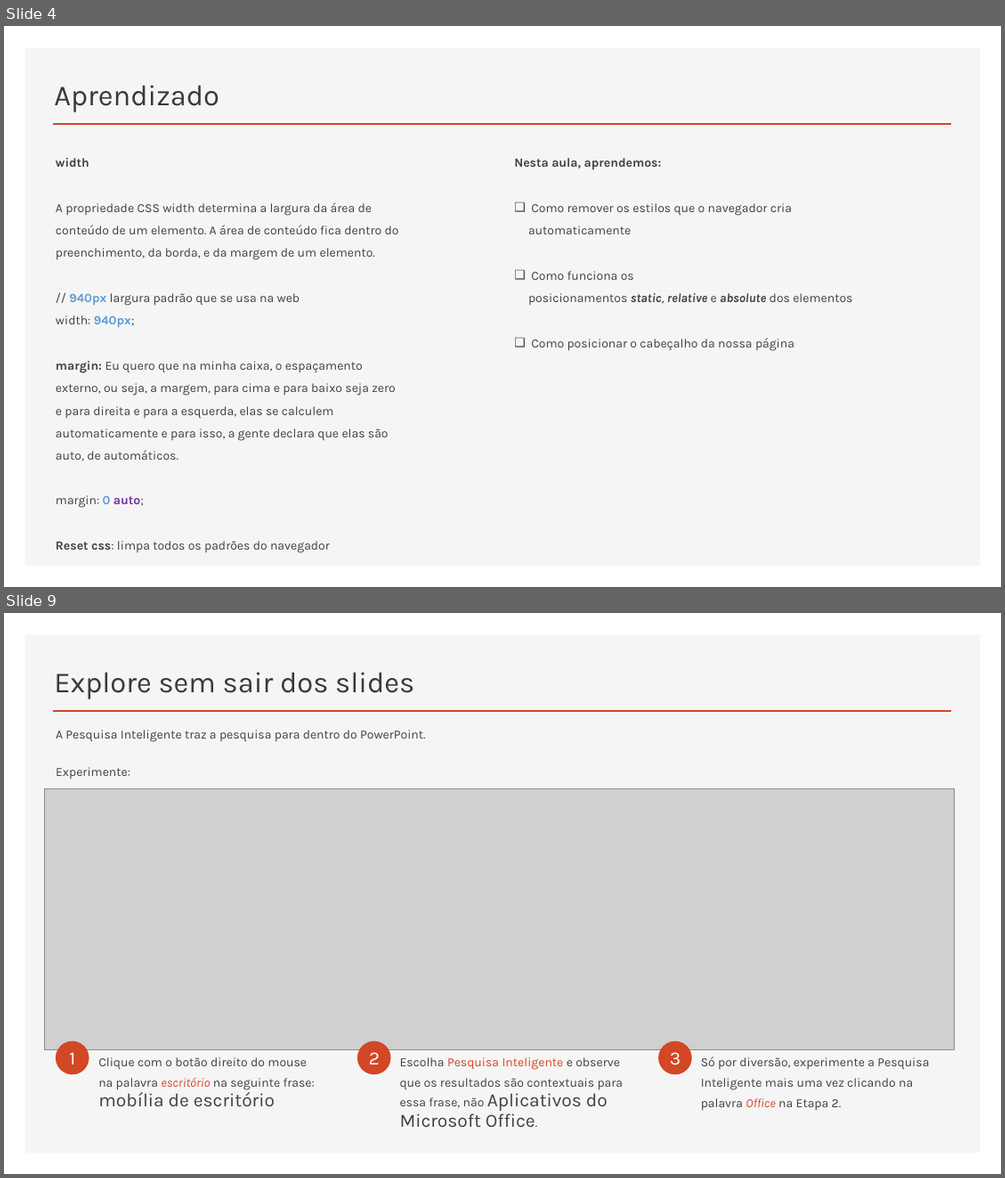
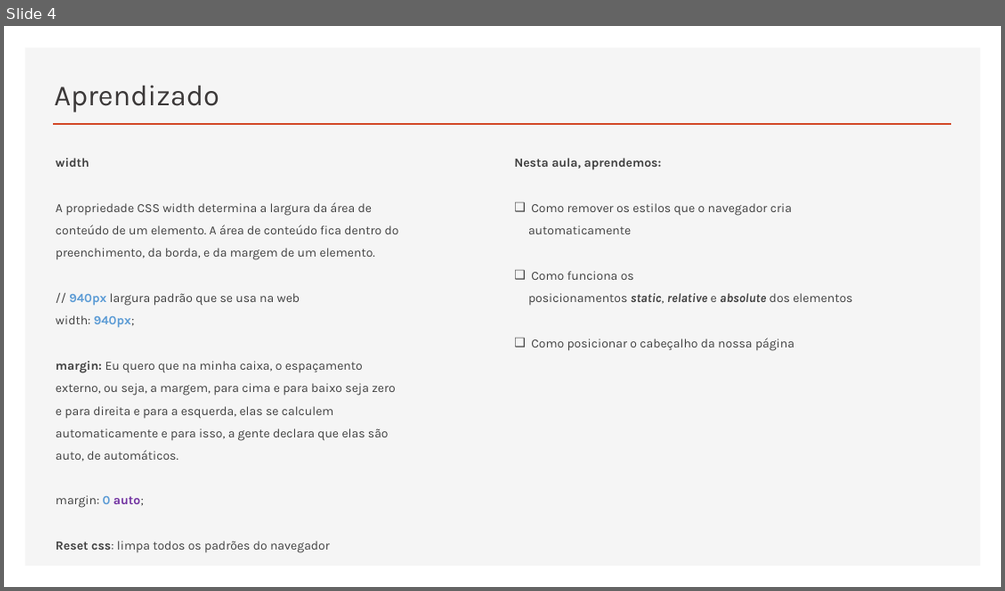
Before and after one commit to RaizaCirne/app-flex, a slide deck: Trilhas/[Iniciante em Programação T5 - ONE]/Material/04.HTML5_e_CSS3-parte_2.pptx. Shown one above the other, each under a label of ours: slides 4 and 9 before the commit, slide 4 after it; the slides between them are not shown. The pictures are 1005x1178 and 1005x591 pixels, drawn with LibreOffice and Linux fonts; fonts in the diff are those of the drawing; grey boxes stand for pictures. Boxes give left, top, right and bottom in pixels: in the first picture for what was removed or moved away, otherwise in the second. Text is boxed around its words. In the diff, an @@ line names an element or a change of style, - is before the commit and + after.

```diff
--- a/Trilhas/[Iniciante em Programação T5 - ONE]/Material/04.HTML5_e_CSS3-parte_2.pptx
+++ b/Trilhas/[Iniciante em Programação T5 - ONE]/Material/04.HTML5_e_CSS3-parte_2.pptx
@@ slide 9 removed at <box>4,613,1001,1174</box>, background #FFFFFF; not listed: 2 template elements that a slide beside it also shows @@
@@ title removed at <box>54,672,414,699</box> @@
-Explore sem sair dos slides
@@ text removed at <box>56,730,425,779</box> @@
-A Pesquisa Inteligente traz a pesquisa para dentro do PowerPoint.
-Experimente:
@@ picture removed at <box>44,788,955,1051</box> @@
@@ ellipse removed at <box>56,1041,89,1074</box> @@
@@ text removed at <box>69,1052,75,1064</box> @@
-1
@@ text removed at <box>98,1057,315,1106</box> @@
-Clique com o botão direito do mouse na palavra escritório na seguinte frase: mobília de escritório
@@ ellipse removed at <box>357,1041,391,1074</box> @@
@@ text removed at <box>369,1052,380,1064</box> @@
-2
@@ text removed at <box>400,1057,623,1127</box> @@
-Escolha Pesquisa Inteligente e observe que os resultados são contextuais para essa frase, não Aplicativos do Microsoft Office.
@@ ellipse removed at <box>658,1041,692,1074</box> @@
@@ text removed at <box>670,1052,680,1064</box> @@
-3
@@ text removed at <box>701,1056,929,1111</box> @@
-Só por diversão, experimente a Pesquisa Inteligente mais uma vez clicando na palavra Office na Etapa 2.
```
Also in this commit, not shown: 3 slides added, 5 other slides removed.
